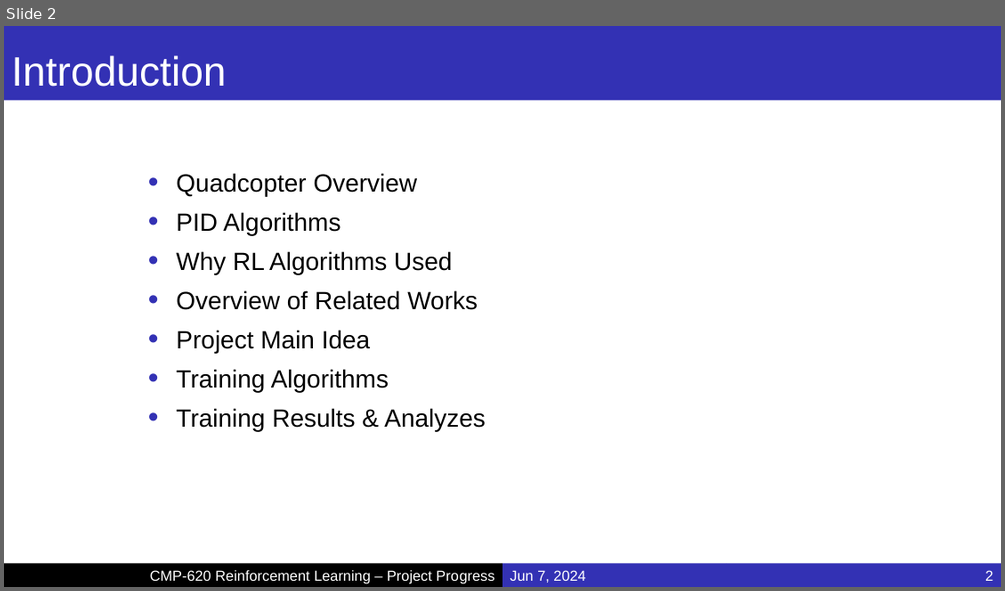
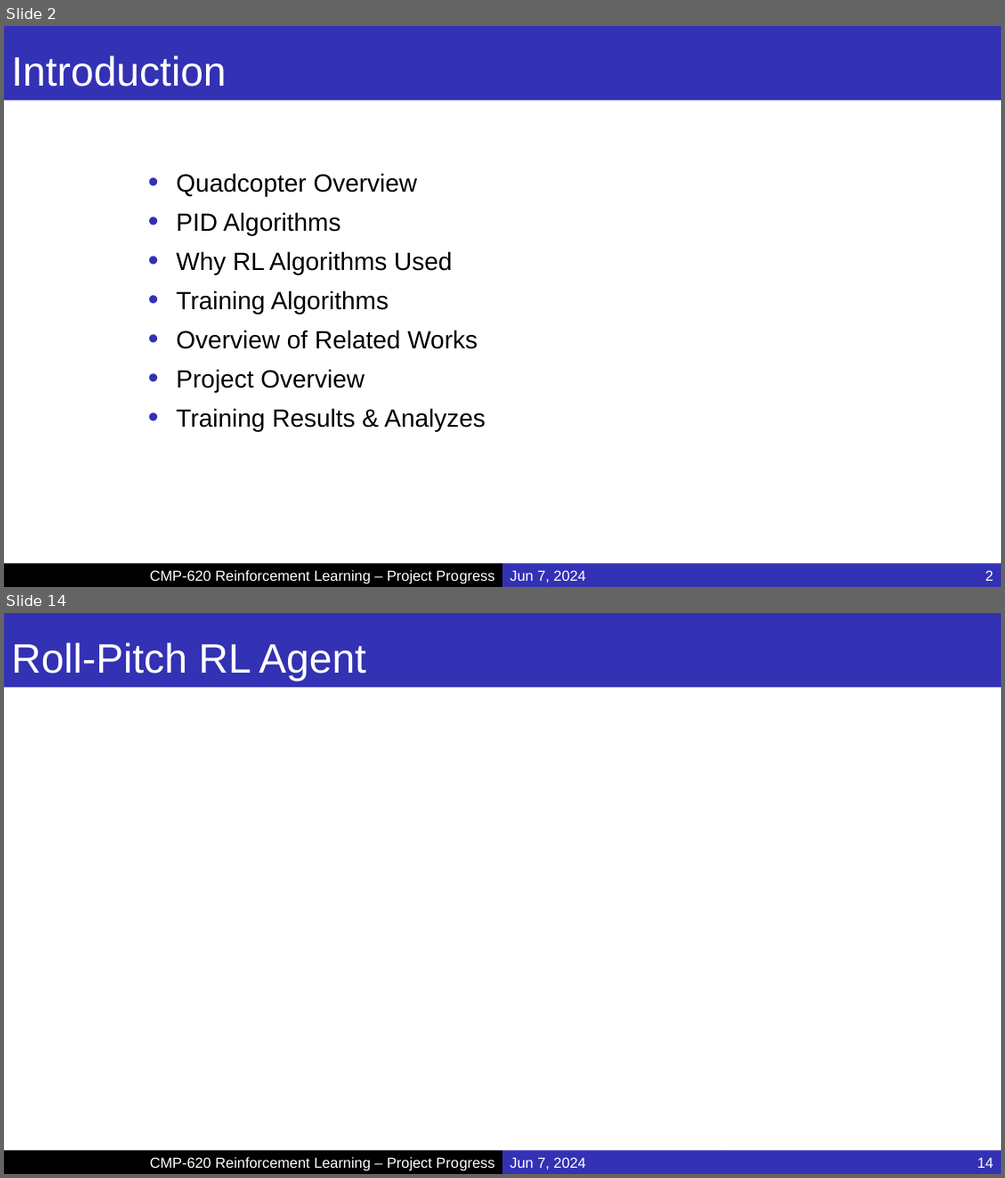
Before and after one commit to MucahidRidvanKaplan/ParrotQuadcopterRL, a slide deck: Presentations/Project_Final.pptx. Shown one above the other, each under a label of ours: slide 2 before the commit, slides 2 and 14 after it; the slides between them are not shown. The pictures are 1005x591 and 1005x1178 pixels, drawn with LibreOffice and Linux fonts; fonts in the diff are those of the drawing; background and template pictures are left out. Boxes give left, top, right and bottom in pixels: in the first picture for what was removed or moved away, otherwise in the second. Text is boxed around its words. In the diff, an @@ line names an element or a change of style, - is before the commit and + after.

```diff
--- a/Presentations/Project_Final.pptx
+++ b/Presentations/Project_Final.pptx
@@ slide 14 added at [4,613,1001,1174], background #FFFFFF @@
@@ title added at [4,613,1001,687], fill #3331B4, 39.6 pt, text #FFFFFF @@
+Roll-Pitch RL Agent
@@ rectangle added at [4,1150,502,1174], fill #000000, 14 pt, text #FFFFFF @@
+CMP-620 Reinforcement Learning – Project Progress
@@ rectangle added at [502,1150,727,1174], fill #3331B4, 14 pt, text #FFFFFF @@
+Jun 7, 2024
@@ page number added at [727,1150,1001,1174], fill #3331B4, 14 pt, text #FFFFFF @@
+14
@@ slide 2 changed as well @@
@@ text at [176,290,388,313]: paragraph added @@
+  • Training Algorithms
@@ text at [176,369,364,392]: text changed @@
-  • Project Main Idea
-  • Training Algorithms
+  • Project Overview
```
Also in this commit, not shown: 4 other slides changed, 15 other slides added.
